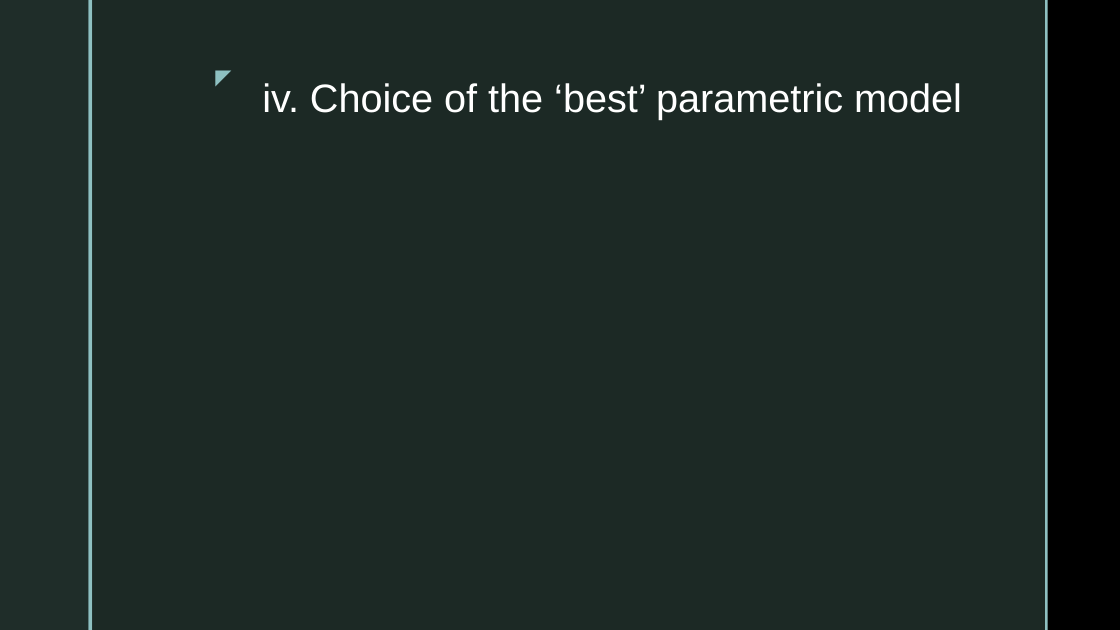
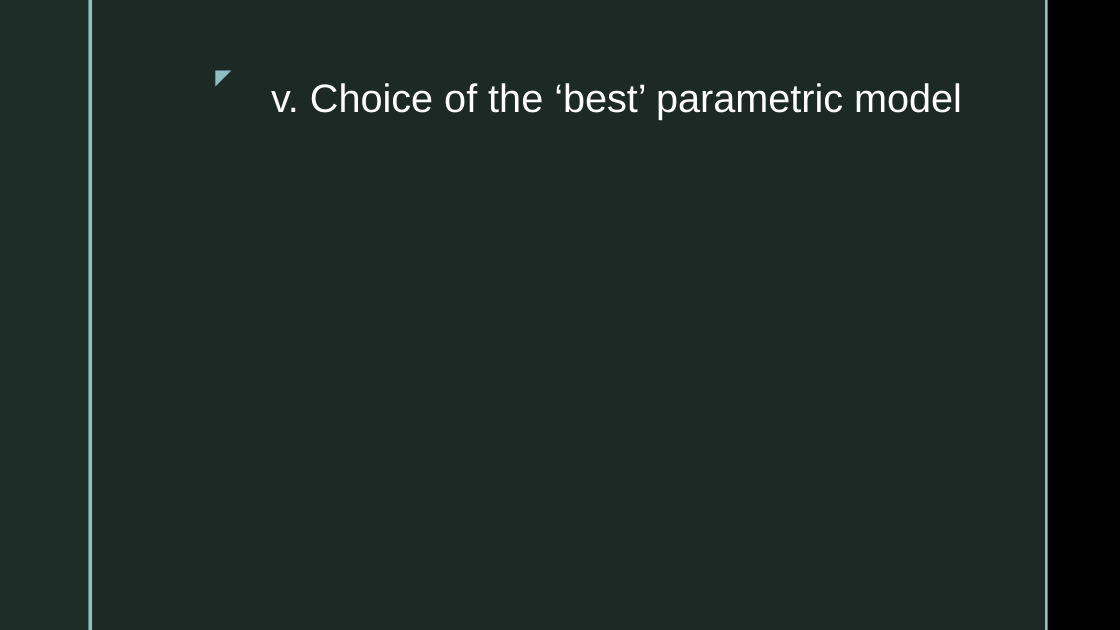
Before and after one commit to SebastianVeuskens/DSA-Project, a slide deck: slide 19 of presentation.pptx (slide 14 before the commit). Drawn at 1120x630 pixels with LibreOffice and Linux fonts; fonts in the diff are those of the drawing; background and template pictures are left out. Boxes give left, top, right and bottom in pixels: in the first picture for what was removed or moved away, otherwise in the second. Text is boxed around its words. In the diff, an @@ line names an element or a change of style, - is before the commit and + after.

```diff
--- a/presentation.pptx
+++ b/presentation.pptx
@@ title at <box>271,83,962,120</box>: text changed @@
-iv. Choice of the ‘best’ parametric model
+v. Choice of the ‘best’ parametric model
```
Also in this commit, not shown: 6 other slides changed, 5 slides added, 13 other files.
